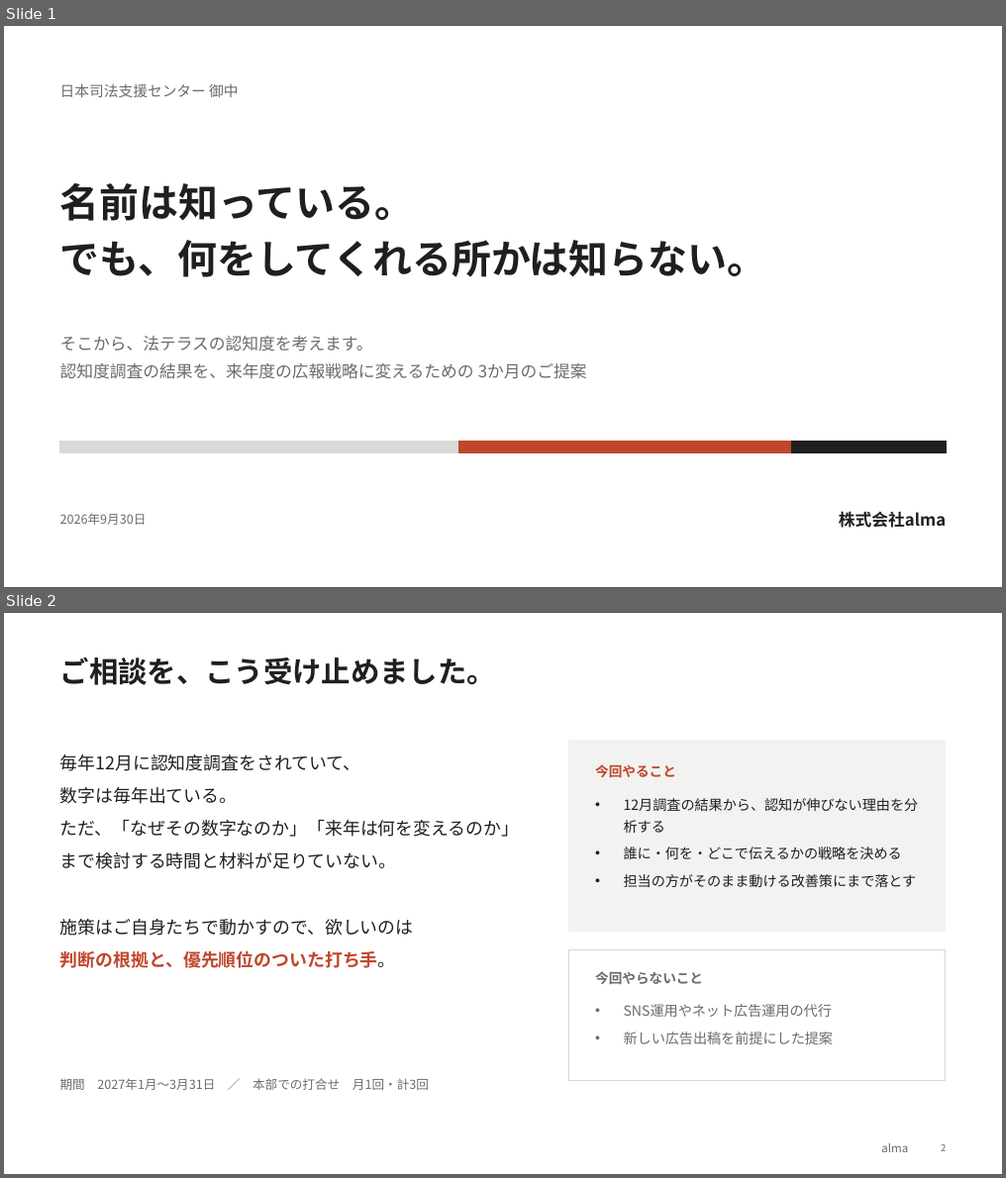
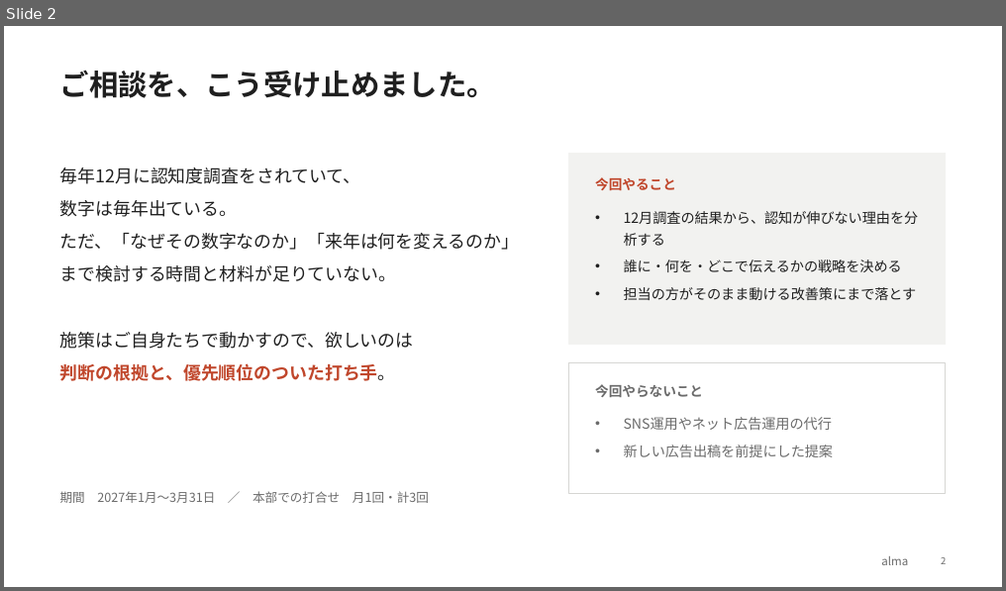
Before and after one commit to araiezes-ai/my-website, a slide deck: proposals/alma_houterasu_proposal_20260930.pptx. Shown one above the other, each under a label of ours: slides 1 and 2 before the commit, slide 2 after it. The pictures are 1006x1178 and 1006x591 pixels, drawn with LibreOffice and Linux fonts; fonts in the diff are those of the drawing. Boxes give left, top, right and bottom in pixels: in the first picture for what was removed or moved away, otherwise in the second. Text is boxed around its words. In the diff, an @@ line names an element or a change of style, - is before the commit and + after.

```diff
--- a/proposals/alma_houterasu_proposal_20260930.pptx
+++ b/proposals/alma_houterasu_proposal_20260930.pptx
@@ slide 1 removed at bbox=[4, 26, 1002, 587], background #FFFFFF @@
@@ text removed at bbox=[60, 83, 238, 97] @@
-日本司法支援センター 御中
@@ text removed at bbox=[60, 183, 766, 277] @@
-名前は知っている。
-でも、何をしてくれる所かは知らない。
@@ text removed at bbox=[60, 336, 587, 379] @@
-そこから、法テラスの認知度を考えます。
-認知度調査の結果を、来年度の広報戦略に変えるための 3か月のご提案
@@ rectangle removed at bbox=[60, 442, 458, 454] @@
@@ rectangle removed at bbox=[458, 442, 792, 454] @@
@@ rectangle removed at bbox=[792, 442, 945, 454] @@
@@ text removed at bbox=[60, 513, 147, 525] @@
-2026年9月30日
@@ text removed at bbox=[839, 511, 945, 528] @@
-株式会社alma
```
Also in this commit, not shown: 8 slides changed, 6 slides added, 4 other slides removed.
